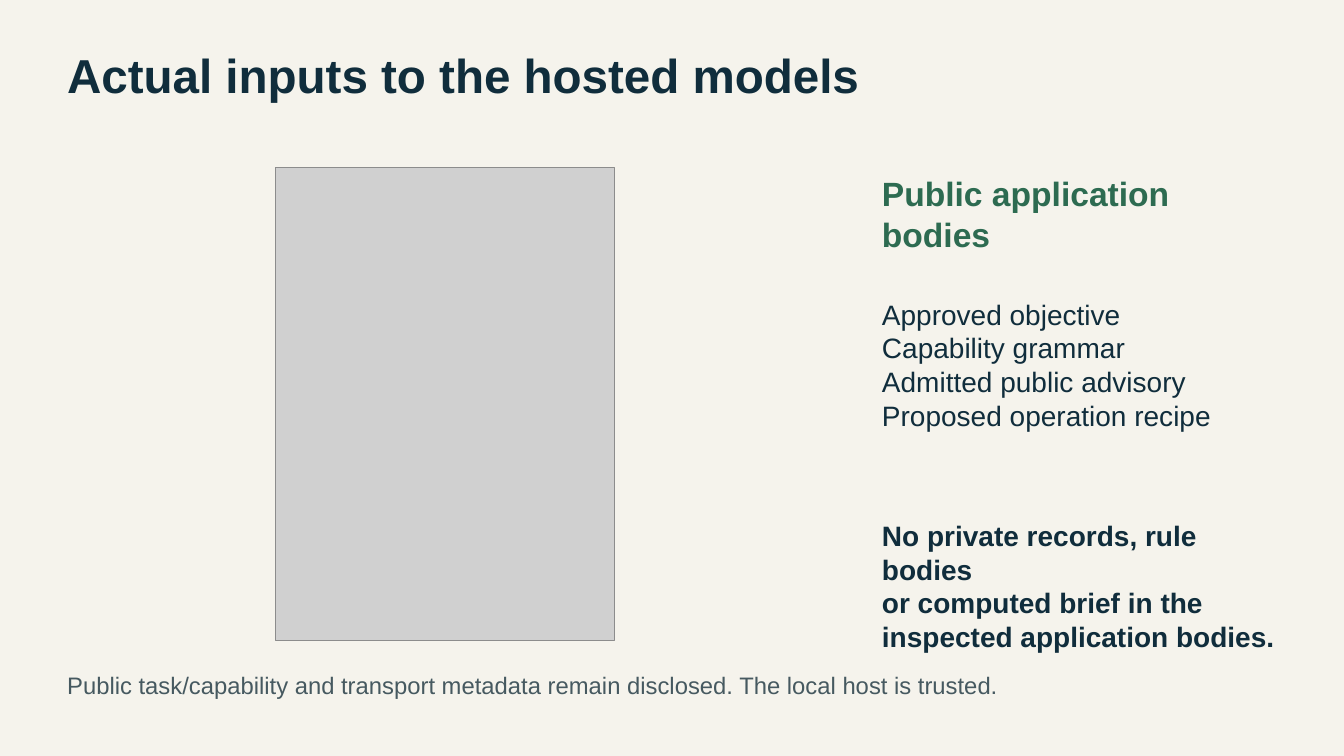
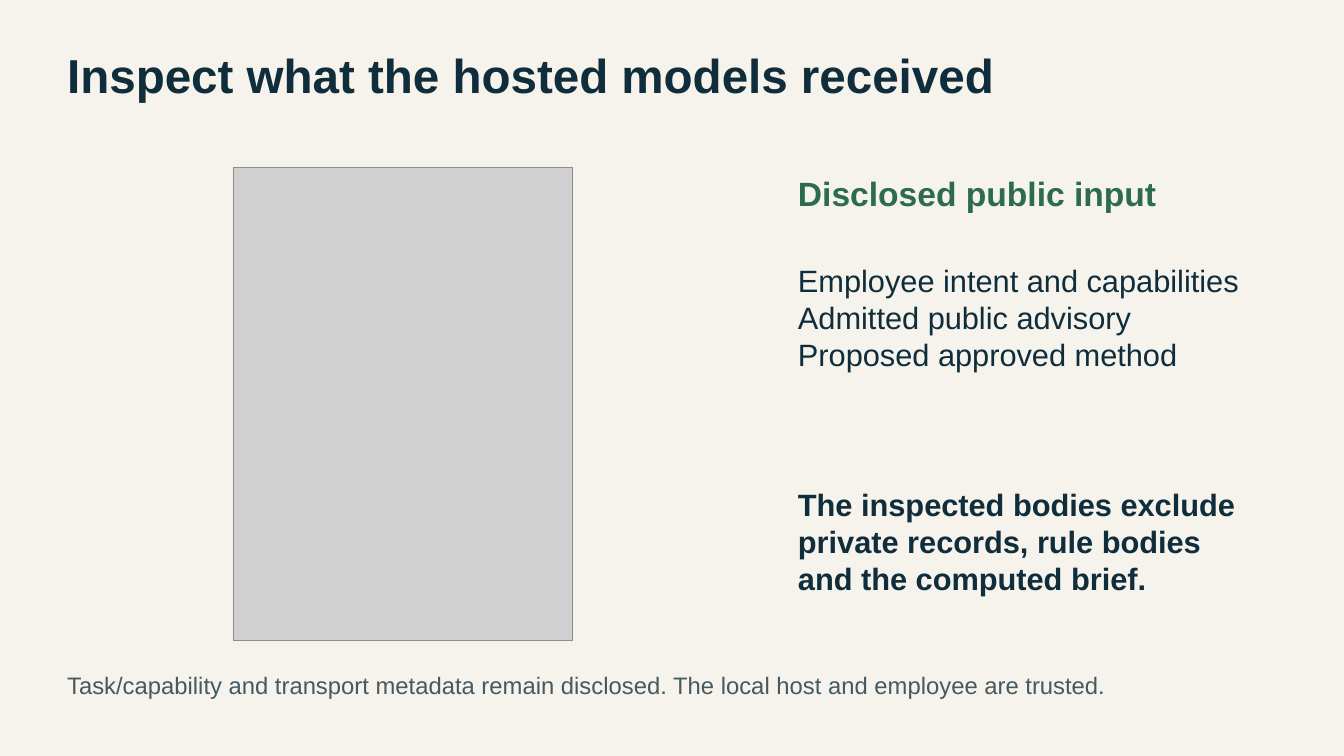
Before and after one commit to Jabolo/ProofGate, a slide deck: slide 6 of submission/presentation.pptx. Drawn at 1344x756 pixels with LibreOffice and Linux fonts; fonts in the diff are those of the drawing; grey boxes stand for pictures. Boxes give left, top, right and bottom in pixels: in the first picture for what was removed or moved away, otherwise in the second. Text is boxed around its words. In the diff, an @@ line names an element or a change of style, - is before the commit and + after.

Commit message:
Deliver cloud-hosted judge demo and inspected final English presentation

```diff
--- a/submission/presentation.pptx
+++ b/submission/presentation.pptx
@@ text at box(67, 58, 994, 103): text changed @@
-Actual inputs to the hosted models
+Inspect what the hosted models received
@@ picture: place and size @@
-picture at box(276, 168, 615, 641)
+picture at box(234, 168, 573, 641)
@@ text at box(798, 181, 1156, 213): text changed @@
-Public application bodies
+Disclosed public input
@@ text at box(798, 269, 1239, 297): text changed; size 20 to 22 pt @@
-Approved objective
-Capability grammar
+Employee intent and capabilities
@@ text "Employee intent and capabilities": place and size @@
-text "Employee intent and capabilities" at box(882, 304, 1210, 431)
+text "Employee intent and capabilities" at box(798, 269, 1239, 371)
@@ text at box(798, 306, 1131, 334): size 20 to 22 pt in "Admitted public advisory" @@
@@ text at box(798, 343, 1178, 371): text changed; size 20 to 22 pt @@
-Proposed operation recipe
+Proposed approved method
@@ text at box(798, 493, 1235, 596): text changed; size 20 to 22 pt @@
-No private records, rule bodies
-or computed brief in the
-inspected application bodies.
+The inspected bodies exclude
+private records, rule bodies
+and the computed brief.
@@ text at box(67, 676, 1104, 699): text changed @@
-Public task/capability and transport metadata remain disclosed. The local host is trusted.
+Task/capability and transport metadata remain disclosed. The local host and employee are trusted.
```
Also in this commit, not shown: 5 other slides changed, 3 slides added, 3 slides removed, 17 other files.
